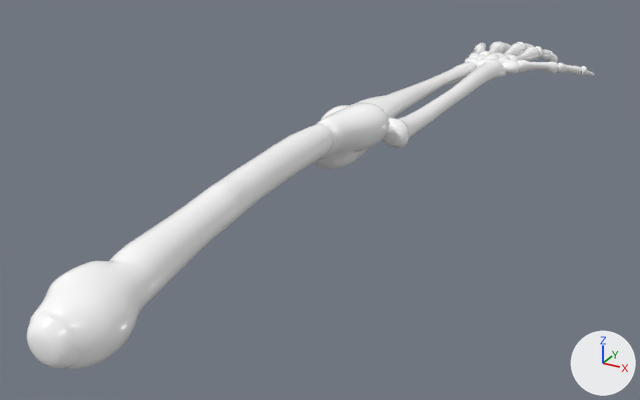
What one commit did to the FBX model Assets/Plugins/LeapMotion/Modules/Hands/Hand Assets/Skeleton/Skeleton_MeshUnderBones.fbx.
One viewpoint serves both versions: a 50 mm camera at (2.29, -5.75, 2.08) aimed at (-0.57, -0.55, -0.52). Arrows for +X, +Y and +Z are at lower right; the lights stay in place. Where no turn or scale is listed for an object, it has been applied to the vertices.

In view in the first picture: 'Bones23', 'Bones24', 'Bones25'.
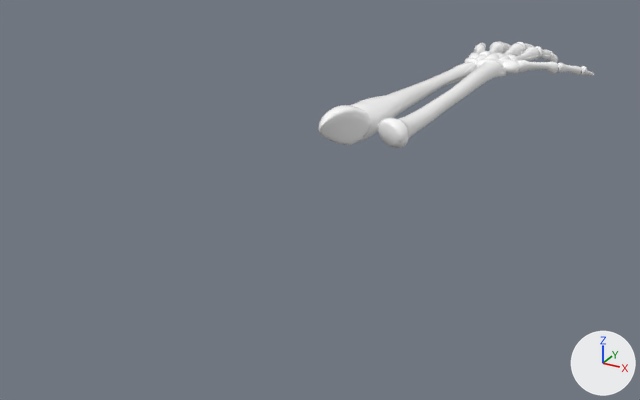
Where the newer file only moved an object's origin or applied its transform, the numbers keep the older frame.

Location of each change, (x1, y1, x2, y2) in pixels of the pictures (640 x 400 px):
```json
{"object": "Bones23", "change": "hidden", "before": [27, 103, 390, 369]}
```

The change, as JSON lines over the scene's bpy script:
```json
{"block": "me_mesh_021", "where": "me_mesh_021.from_pydata(...)  # 1133 vertices, 1157 faces; spans x -0.42..0.14, y -3.06..0.16, z -0.31..0.21"}
{"block": "me_mesh_021", "where": "# used by ob_bones23; location = (-0.227, -0.399, 0.023)"}
{"block": "me_mesh_021", "change": "me_mesh_021 part 1: the whole mesh is multiplied about its middle by the matrix ((-99.974, -0.01, 2.3), (2.3, -2.252, 99.948), (0.042, 99.975, 2.252)), then moved by (1.54, -312.6, 159.88)"}
{"op": "add", "block": "ob_bones23", "code": "ob_bones23.hide_viewport = True"}
```
